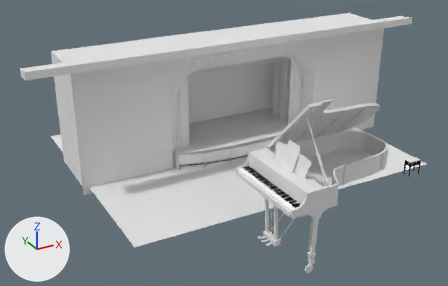
Renders of the Blender file piano2.blend from each side of a commit.
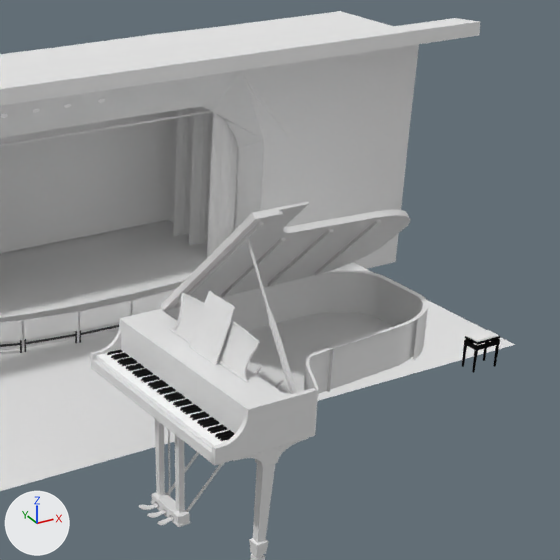
There are two pictures of each version: one whole from a 50 mm lens placed at (-36.6, -59.6, 31.1), pointed at (-6.6, -5.1, 3.9), one close up on the part from 43% to 100% of the width and 3% to 91% of the height. Every picture has the same lights, and +X, +Y and +Z are marked at lower left.

In view in the first close-up: 'Cube', 'backboard', 'curtains', 'floor', 'note holder', 'notesheet', 'pedalboxlegs', 'piano', 'piano-lid', 'piano.002', 'stage.001', 'top bar', 'walls'.
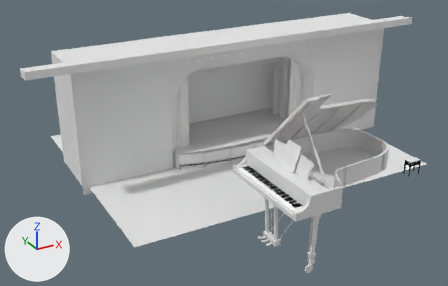
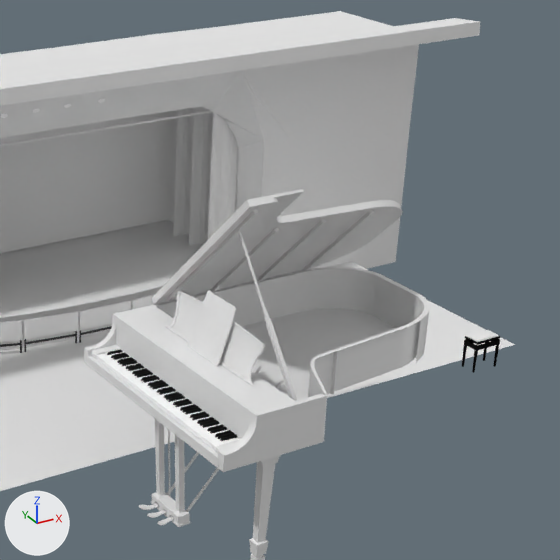
Pixel boxes (x1, y1, x2, y2) of what changed, in the close-ups (560 x 560 px):
'piano', moved, rescaled
    before: (90, 271, 428, 466)
    after: (84, 267, 430, 472)
'piano-lid', moved, rescaled
    before: (161, 201, 410, 311)
    after: (151, 189, 403, 304)
'piano.002', moved, rescaled
    before: (246, 391, 314, 456)
    after: (255, 397, 323, 463)
'note holder', moved, rescaled (10% wider, 7% taller)
    before: (169, 293, 260, 383)
    after: (165, 291, 265, 387)
'Cube', turned
    before: (247, 239, 297, 394)
    after: (238, 231, 297, 401)
'Plane.001', added
    after: (91, 345, 241, 454)

Edits to the bpy script that builds the scene:
```text
Add me_plane_004:
    me_plane_004.from_pydata(...)  # 44 vertices, 25 faces; spans x -1.0..1.0, y -1.0..47.3, z 0.0..1.2
Change ob_note_holder:
    ob_note_holder.location: (-7.38, -18.96, 7.48) -> (-7.38, -18.98, 7.48)
    ob_note_holder.scale: (0.835, 2.73, 0.984) -> (0.835, 3.08, 0.984)
Change ob_cube:
    ob_cube.rotation_euler: (0.963, 0.76, 0.152) -> (0.865, 0.768, 0.0835)  # degrees (55, 44, 8.7) -> degrees (50, 44, 4.8)
Change ob_piano_lid:
    ob_piano_lid.location: (-3.17, -18.18, 9.35) -> (-3.17, -17.67, 9.5)
    ob_piano_lid.scale: (7.06, 4.41, 1.12) -> (7.06, 4.67, 1.19)
Change ob_piano:
    ob_piano.location: (-3.14, -18.84, 5.91) -> (-3.14, -18.85, 5.91)
    ob_piano.scale: (7.17, 4.65, 1.0) -> (7.17, 5.18, 1.0)
Add ob_plane_001:
    ob_plane_001 = bpy.data.objects.new('Plane.001', me_plane_004)
    ob_plane_001.location = (-9.55, -23.47, 5.34)
    ob_plane_001.scale = (0.616, 0.201, 0.201)
```
